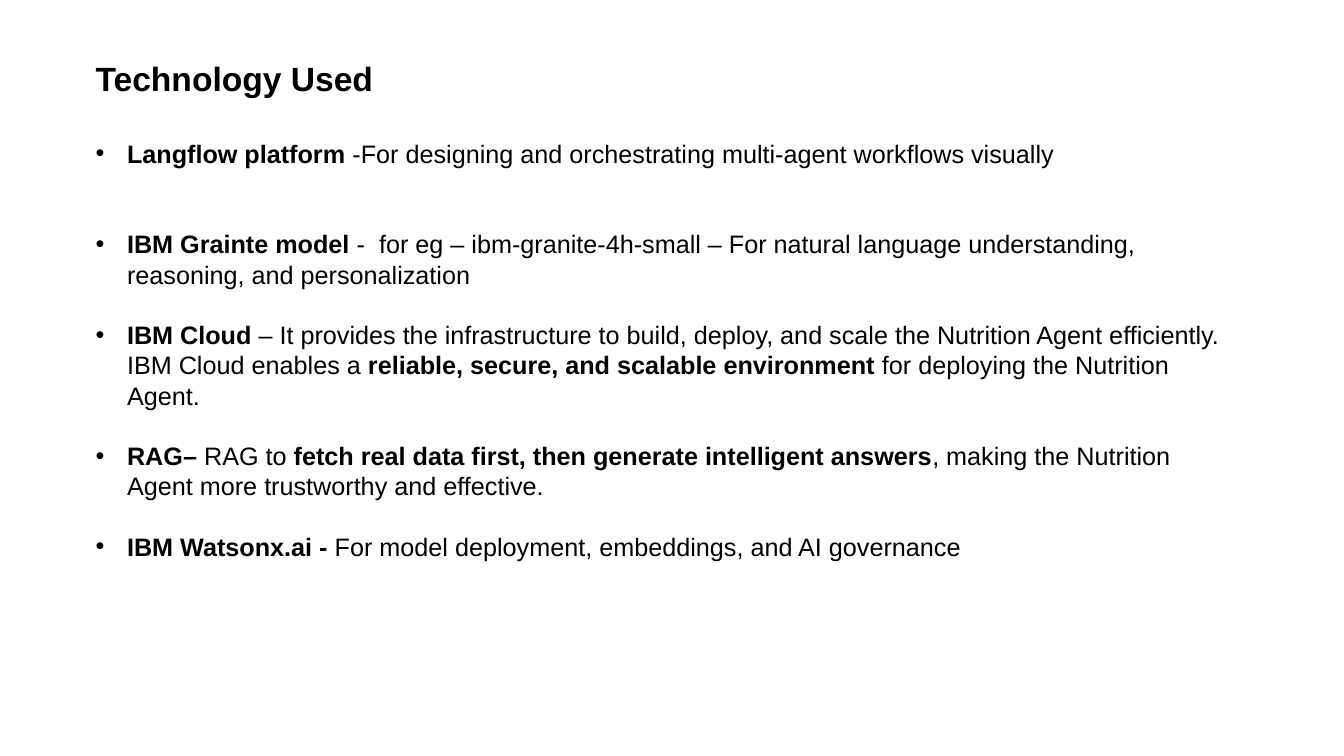
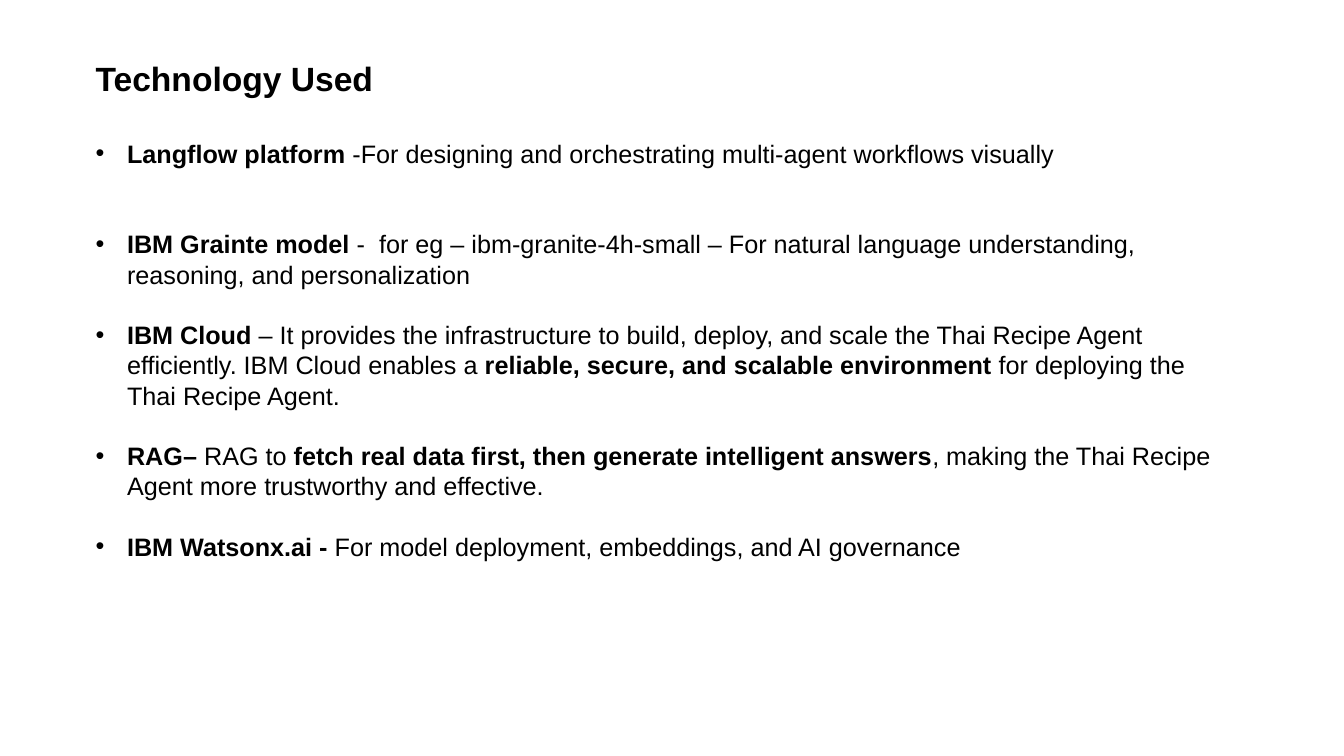
Before and after one commit to nitintripathi79/SRMIST_ThaiRecipe_NitinTripathi, a slide deck: slide 10 of Nitin Tripathi Project Submission.pptx. Drawn at 1344x756 pixels with LibreOffice and Linux fonts; fonts in the diff are those of the drawing. Boxes give left, top, right and bottom in pixels: in the first picture for what was removed or moved away, otherwise in the second. Text is boxed around its words. In the diff, an @@ line names an element or a change of style, - is before the commit and + after.

```diff
--- a/Nitin Tripathi Project Submission.pptx
+++ b/Nitin Tripathi Project Submission.pptx
@@ text at box(127, 325, 1210, 501): text changed @@
-• IBM Cloud – It provides the infrastructure to build, deploy, and scale the Nutrition Agent efficiently. IBM Cloud enables a reliable, secure, and scalable environment for deploying the Nutrition Agent.
-• RAG– RAG to fetch real data first, then generate intelligent answers, making the Nutrition Agent more trustworthy and effective.
+• IBM Cloud – It provides the infrastructure to build, deploy, and scale the Thai Recipe Agent efficiently. IBM Cloud enables a reliable, secure, and scalable environment for deploying the Thai Recipe Agent.
+• RAG– RAG to fetch real data first, then generate intelligent answers, making the Thai Recipe Agent more trustworthy and effective.
```
Also in this commit, not shown: 6 other slides changed.
